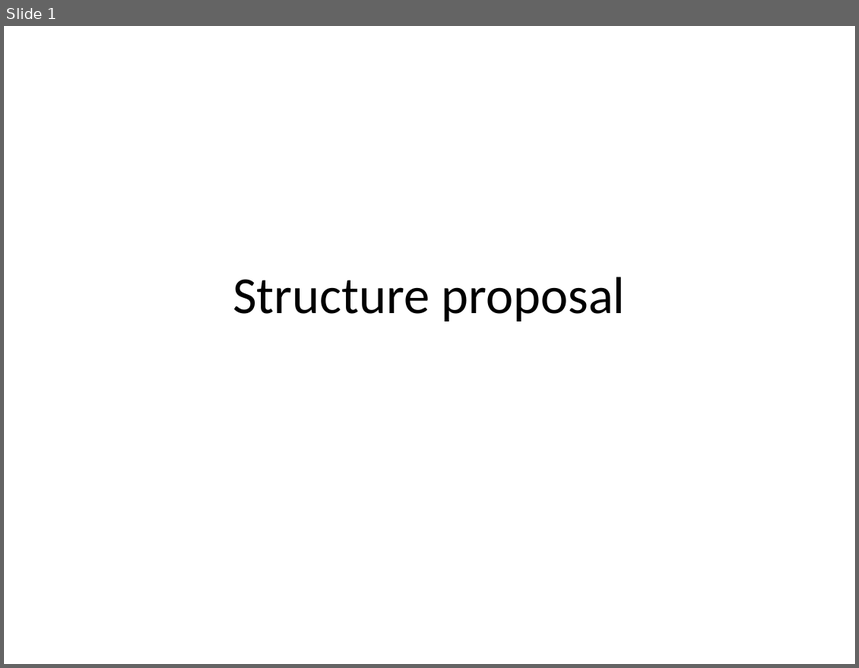
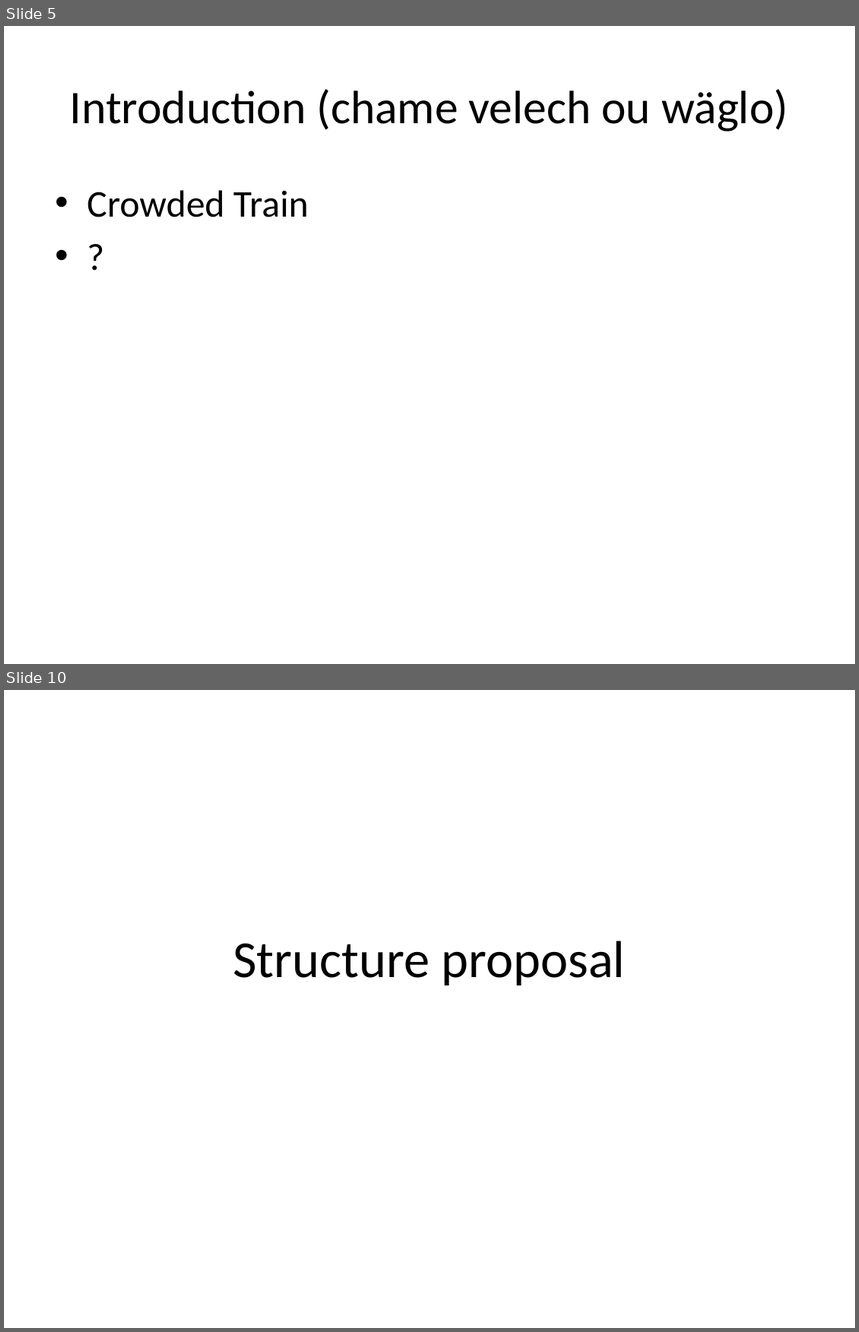
Before and after one commit to EleSwag/Elias-und-Mario, a slide deck: presentation/Test.pptx. Shown one above the other, each under a label of ours: slide 1 before the commit, slides 5 and 10 after it; the slides between them are not shown. The pictures are 859x668 and 859x1332 pixels, drawn with LibreOffice and Linux fonts; fonts in the diff are those of the drawing. Boxes give left, top, right and bottom in pixels: in the first picture for what was removed or moved away, otherwise in the second. Text is boxed around its words. In the diff, an @@ line names an element or a change of style, - is before the commit and + after.

```diff
--- a/presentation/Test.pptx
+++ b/presentation/Test.pptx
@@ slide 5 added at (4, 26, 855, 664), background #FFFFFF @@
@@ title added at (70, 89, 788, 132), 39.6 pt, text #000000 @@
+Introduction (chame velech ou wäglo)
@@ text added at (87, 190, 309, 218), 32 pt, text #000000 @@
+• Crowded Train
+• ?
@@ what was slide 1 is now slide 10 @@
```
Also in this commit, not shown: 1 slide changed, 8 other slides added, 1 other file.
